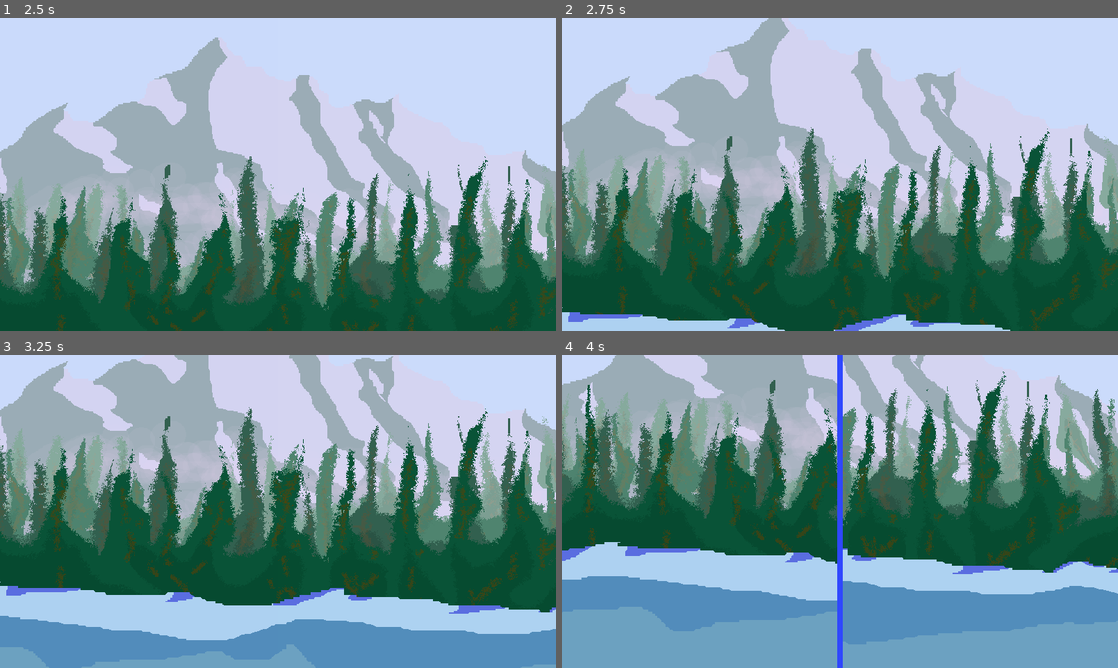
Above: before the commit, frames 1-4 (two rows, left to right).
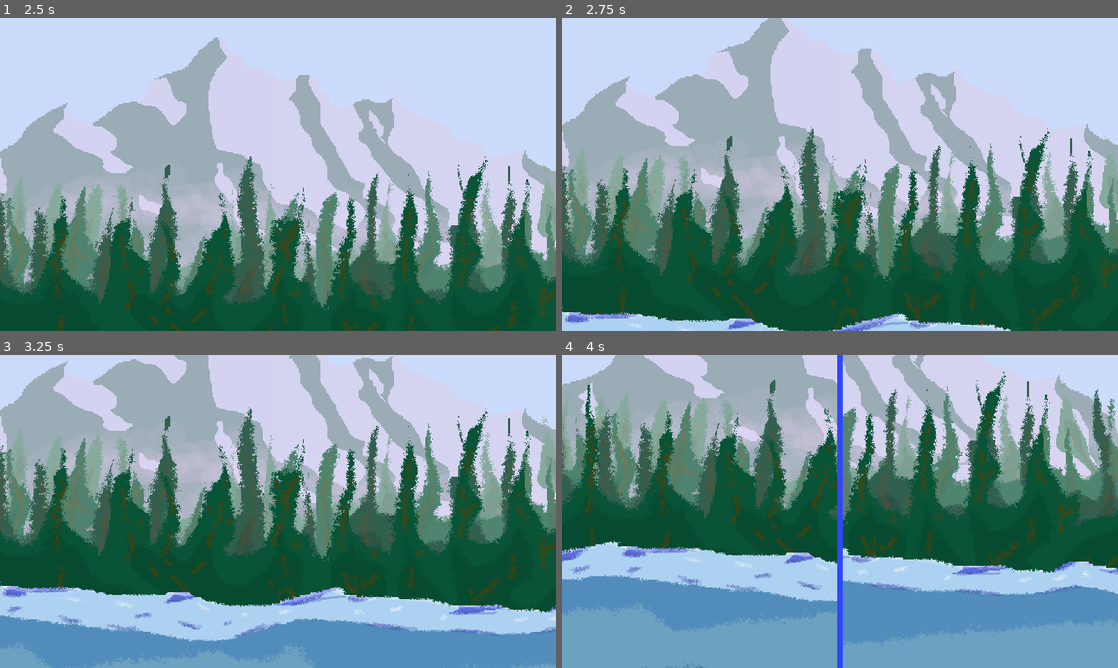
Above: after the commit, the same moments.

Repository: Lunatic-Games/the-big-fish
Game: Godot game, scene res://core/core.tscn
Two runs of this game, one before a commit and one after it. Both use one fixed random seed, a clock stepped at 60 frames per second and the inputs below.
Inputs (mouse positions are in pixels of both pictures, inside the frame that each line leads up to):
- Up to frame 1 (2.5 s): click "Play" at 0.5 s; move the mouse to (400, 158) at 1.27 s; hold Right (ui_right) 1.28-2.03 s; click (400, 158) at 1.42 s; move the mouse to (166, 190) at 2.02 s; hold Left (ui_left) from 2.03 s (still down)
- Up to frame 2 (2.75 s): keep holding Left (ui_left)
- Up to frame 3 (3.25 s): move the mouse to (333, 442) at 2.77 s; release Left (ui_left) at 2.78 s; hold Right (ui_right) from 2.78 s (still down)
- Up to frame 4 (4 s): keep holding Right (ui_right); move the mouse to (812, 574) at 3.52 s; click (812, 574) at 3.67 s

Frame 1 is identical in both runs. In frame 2, 0.7% of the frame differs, in the area x 0-90%, y 93-100%; in frame 3, 2.1%; in frame 4, 2.2%, in the area x 0-100%, y 59-100%.

Commit message:
More commenting and new water

Diff:
--- a/core/core.gd
+++ b/core/core.gd
@@ -45,11 +45,11 @@
 	pass
 	$Divider.visible = true
 
+# Unsplit screen
+func _on_Game_scrolled_togther():
+	$Divider.visible = false
+
 # Show main menu
 func _on_Game_scrolled_up():
 	$MainMenu/VBoxContainer/PlayButton.grab_focus()
 	$MainMenu.visible = true
-
-# Unsplit screen
-func _on_Game_scrolled_togther():
-	$Divider.visible = false
--- a/fish/fish.gd
+++ b/fish/fish.gd
@@ -1,21 +1,25 @@
 extends Area2D
 
 var velocity = Vector2(-0.75, 0)
-var last_movement = Vector2()
+var last_movement = Vector2()  # Undo last movement on exiting area
 
-const VERTICAL_MAX = 0.45
-const SPEED = 50
+const VERTICAL_MAX = 0.45  # Vertical movement will be in range (-VM, VM)
+const SPEED = 50  # Multiplies velocity
 
+# Start with a random velocity
 func _ready():
 	random_velocity()
 
+# Move with velocity
 func _physics_process(delta):
 	last_movement = velocity * delta * SPEED
 	position += last_movement
 
+# Change movement
 func _on_DirectionTimer_timeout():
 	random_velocity()
 
+# Turn back
 func _on_Fish_area_exited(area):
 	position -= last_movement
 
@@ -32,6 +36,7 @@
 	$Sprite.flip_h = velocity.x > 0
 	$DirectionTimer.call_deferred("start")
 
+# Get a random vertical and horizontal velocity
 func random_velocity():
 	var vertical = rand_range(-0.45, 0.45)
 	var horizontal = randi() % 2
--- a/game/game.gd
+++ b/game/game.gd
@@ -9,6 +9,7 @@
 export (String) var side = ""
 
 
+# Set camera position and remove unneeded assets
 func _ready():
 	$AnimationPlayer.play(side + "_scroll_down", -1, 0)
 	if side == "left":
@@ -16,32 +17,40 @@
 	elif side == "right":
 		$Water/LeftArea.queue_free()
 
+
+# Handle pausing
 func _process(_delta):
-	if Input.is_action_just_pressed("pause"):
+	if !get_tree().paused and Input.is_action_just_pressed("pause"):
 		get_tree().paused = true
 		emit_signal("paused")
 
+# Begin to scroll away
 func scrolled_to_bottom():
 	if reversing_scroll:
 		return
 	emit_signal("scrolled_down")
 	$AnimationPlayer.play(side + "_scroll_away")
 
+
+# Begin reverse scroll
 func reverse_animation():
 	$AnimationPlayer.play_backwards(side + "_scroll_away")
 	reversing_scroll = true
 
+# Begin scrollling back up when doing reverse scroll
 func scrolled_togther():
 	if not reversing_scroll:
 		return
 	$AnimationPlayer.play_backwards(side + "_scroll_down")
 	emit_signal("scrolled_togther")
 
+# Show main menu again
 func scrolled_to_top():
 	if not reversing_scroll:
 		return
 	emit_signal("scrolled_up")
 	reversing_scroll = false
 
+# Begin playing game
 func scrolled_away():
 	get_tree().paused = false
--- a/game/game.tscn
+++ b/game/game.tscn
@@ -1,11 +1,27 @@
-[gd_scene load_steps=12 format=2]
+[gd_scene load_steps=15 format=2]
 
 [ext_resource path="res://game/mountains.png" type="Texture" id=1]
 [ext_resource path="res://game/game.gd" type="Script" id=2]
 [ext_resource path="res://fish/fish.tscn" type="PackedScene" id=3]
 [ext_resource path="res://game/forest2.png" type="Texture" id=4]
-[ext_resource path="res://game/water.png" type="Texture" id=5]
+[ext_resource path="res://game/lake.png" type="Texture" id=5]
 [ext_resource path="res://player/player.png" type="Texture" id=6]
+
+[sub_resource type="AtlasTexture" id=9]
+atlas = ExtResource( 5 )
+region = Rect2( 0, 0, 2048, 1152 )
+
+[sub_resource type="AtlasTexture" id=10]
+atlas = ExtResource( 5 )
+region = Rect2( 2048, 0, 2048, 1152 )
+
+[sub_resource type="SpriteFrames" id=8]
+animations = [ {
+"frames": [ SubResource( 9 ), SubResource( 10 ) ],
+"loop": true,
+"name": "default",
+"speed": 5.0
+} ]
 
 [sub_resource type="RectangleShape2D" id=5]
 extents = Vector2( 164.044, 60.4495 )
@@ -249,9 +265,11 @@
 position = Vector2( 0, 232.411 )
 texture = ExtResource( 4 )
 
-[node name="Water" type="Sprite" parent="."]
+[node name="Water" type="AnimatedSprite" parent="."]
 position = Vector2( 0, 637.183 )
-texture = ExtResource( 5 )
+frames = SubResource( 8 )
+speed_scale = 0.5
+playing = true
 
 [node name="Player" type="Sprite" parent="Water"]
 position = Vector2( -960, -56.493 )
--- a/ui/main_menu.gd
+++ b/ui/main_menu.gd
@@ -3,13 +3,16 @@
 signal play_game
 signal go_to_settings
 
+# Begin game intro
 func _on_PlayButton_pressed():
 	emit_signal("play_game")
 	visible = false
 
+# Go to settings
 func _on_SettingsButton_pressed():
 	emit_signal("go_to_settings")
 	visible = false
 
+# Exit game
 func _on_ExitButton_pressed():
 	get_tree().quit()
--- a/ui/pause_menu.gd
+++ b/ui/pause_menu.gd
@@ -5,20 +5,22 @@
 signal go_to_main_menu
 
 
+# Unpause game
 func _on_ContinueButton_pressed():
 	visible = false
 	get_tree().paused = false
 	emit_signal("continue_game")
 
+# Go to settings
 func _on_SettingsButton_pressed():
 	$MarginContainer.visible = false
 	emit_signal("go_to_settings")
 
-
+# Unpause game
 func unpause():
 	_on_ContinueButton_pressed()
 
-
+# Transition to main menu
 func _on_ReturnToMainMenuButton_pressed():
 	visible = false
 	emit_signal("go_to_main_menu")
--- a/ui/settings_menu.gd
+++ b/ui/settings_menu.gd
@@ -8,6 +8,7 @@
 var music_slider_held = false
 var sfx_slider_held = false
 
+# Handle slider scrolling and keypresses
 func _process(delta):
 	if music_slider_held:
 		if Input.is_action_pressed("ui_right"):
@@ -24,59 +25,64 @@
 		visible = false
 		emit_signal("go_back")
 
-
+# Return to previous menu
 func _on_BackButton_pressed():
 	visible = false
 	emit_signal("go_back")
 
-
+# Toggle fullscreen
 func _on_Fullscreen_pressed():
 	var check_box = get_node("VBoxContainer/FullscreenContainer/CheckBox")
 	check_box.pressed = !check_box.pressed
 	OS.window_fullscreen = !OS.window_fullscreen
 
-
+# Toggle screenshake
 func _on_Screenshake_pressed():
 	var check_box = get_node("VBoxContainer/ScreenshakeContainer/CheckBox")
 	check_box.pressed = !check_box.pressed
 	# Need to add screenshake
 
-
+# Highlight label too
 func _on_Music_HSlider_focus_entered():
 	$VBoxContainer/MusicContainer/Label.pressed = true
 
+# Remove label highlight and reset holding
 func _on_Music_HSlider_focus_exited():
 	$VBoxContainer/MusicContainer/Label.pressed = false
 	$VBoxContainer/MusicContainer/HoldTimer.stop()
 	music_slider_held = false
 
+# Highlight label too
 func _on_SFX_HSlider_focus_entered():
 	$VBoxContainer/SFXContainer/Label.pressed = true
 
+# Remove label highlight and reset holding
 func _on_SFX_HSlider_focus_exited():
 	$VBoxContainer/SFXContainer/Label.pressed = false
 	$VBoxContainer/SFXContainer/HoldTimer.stop()
 	sfx_slider_held = false
 
+# Handle sliding for music bar
 func _on_Music_HSlider_gui_input(_event):
 	var timer = get_node("VBoxContainer/MusicContainer/HoldTimer")
 	var slider = get_node("VBoxContainer/MusicContainer/HSlider")
 	handle_slider_logic(timer, slider, "music_slider_held")
 
-
+# Count as holding after timeout
 func _on_Music_HoldTimer_timeout():
 	music_slider_held = true
 
-
+# Handle sliding for SFX bar
 func _on_SFX_HSlider_gui_input(_event):
 	var timer = get_node("VBoxContainer/SFXContainer/HoldTimer")
 	var slider = get_node("VBoxContainer/SFXContainer/HSlider")
 	handle_slider_logic(timer, slider, "sfx_slider_held")
 
+# Count as holding after timeout
 func _on_SFX_HoldTimer_timeout():
 	sfx_slider_held = true
 
-
+# Do single jumps or count as holding after set time
 func handle_slider_logic(timer, slider, toggle_name):
 	if Input.is_action_just_pressed("ui_right") and timer.is_stopped():
 		timer.start()
Binary file added: game/lake.png
Not shown, added: game/lake.png.import
